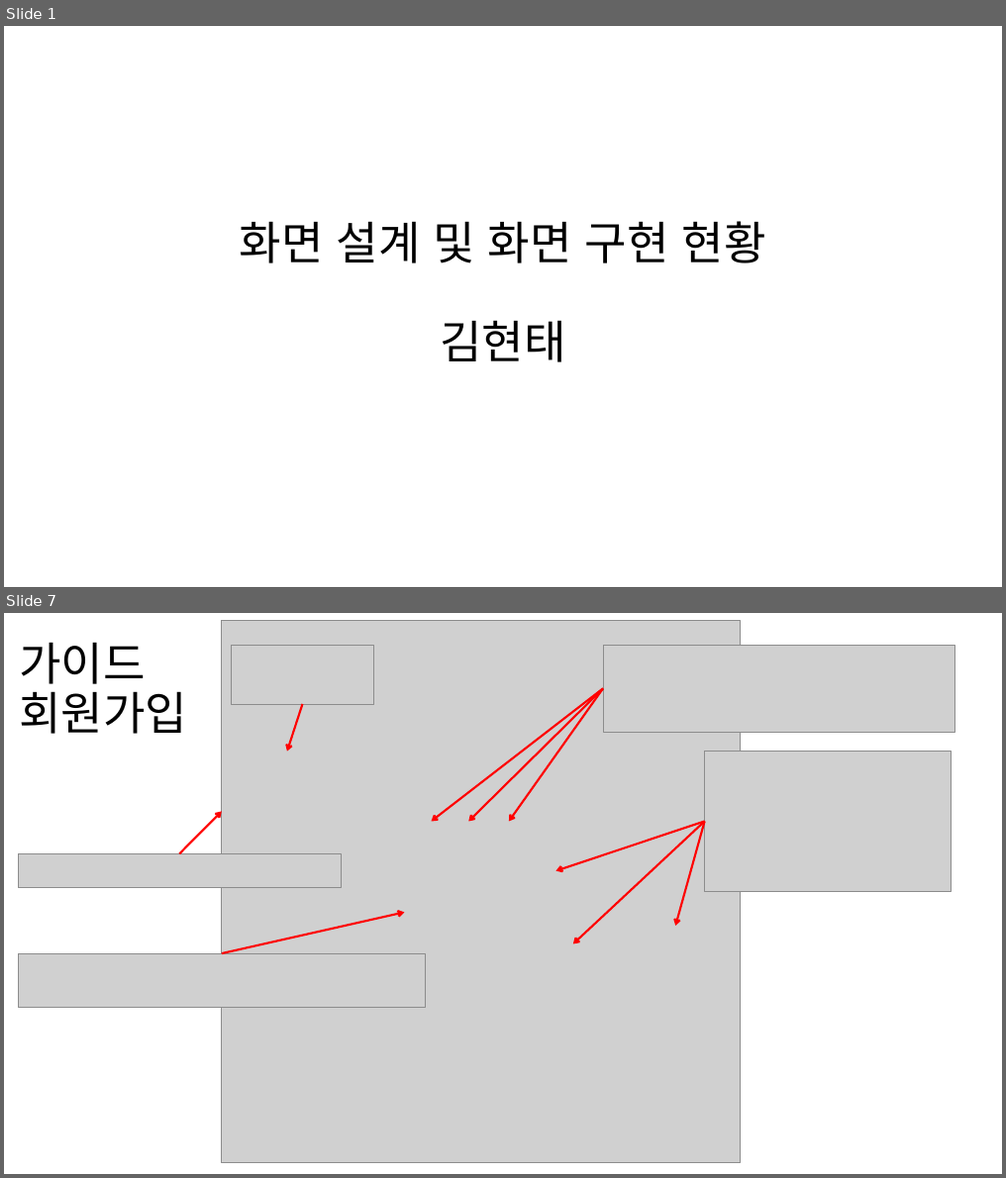
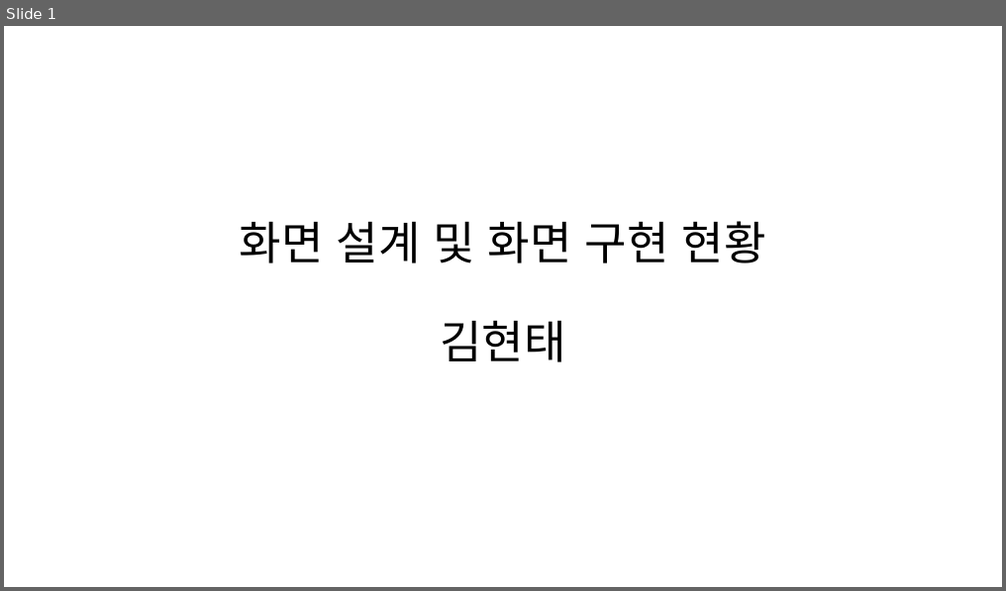
Before and after one commit to ezenteam2/TripMate, a slide deck: 0130현태.pptx. Shown one above the other, each under a label of ours: slides 1 and 7 before the commit, slide 1 after it; the slides between them are not shown. The pictures are 1006x1178 and 1006x591 pixels, drawn with LibreOffice and Linux fonts; fonts in the diff are those of the drawing; grey boxes stand for pictures. Boxes give left, top, right and bottom in pixels: in the first picture for what was removed or moved away, otherwise in the second. Text is boxed around its words. In the diff, an @@ line names an element or a change of style, - is before the commit and + after.

```diff
--- a/0130현태.pptx
+++ b/0130현태.pptx
@@ slide 7 removed at [4,613,1002,1174], background #FFFFFF @@
@@ title removed at [19,642,187,734] @@
-가이드 회원가입
@@ picture removed at [222,620,741,1162] @@
@@ picture removed at [231,645,374,703] @@
@@ picture removed at [603,645,954,732] @@
@@ arrow removed from (603, 688) to (432, 821) @@
@@ arrow removed from (603, 688) to (469, 821) @@
@@ arrow removed from (603, 688) to (509, 821) @@
@@ arrow removed from (303, 704) to (287, 752) @@
@@ picture removed at [705,752,951,892] @@
@@ arrow removed from (179, 854) to (222, 811) @@
@@ arrow removed from (705, 821) to (555, 871) @@
@@ arrow removed from (705, 821) to (573, 944) @@
@@ arrow removed from (705, 821) to (675, 926) @@
@@ picture removed at [18,854,341,888] @@
@@ arrow removed from (222, 954) to (405, 912) @@
@@ picture removed at [18,954,426,1007] @@
```
Also in this commit, not shown: 5 slides changed, 7 slides added, 4 other slides removed.
